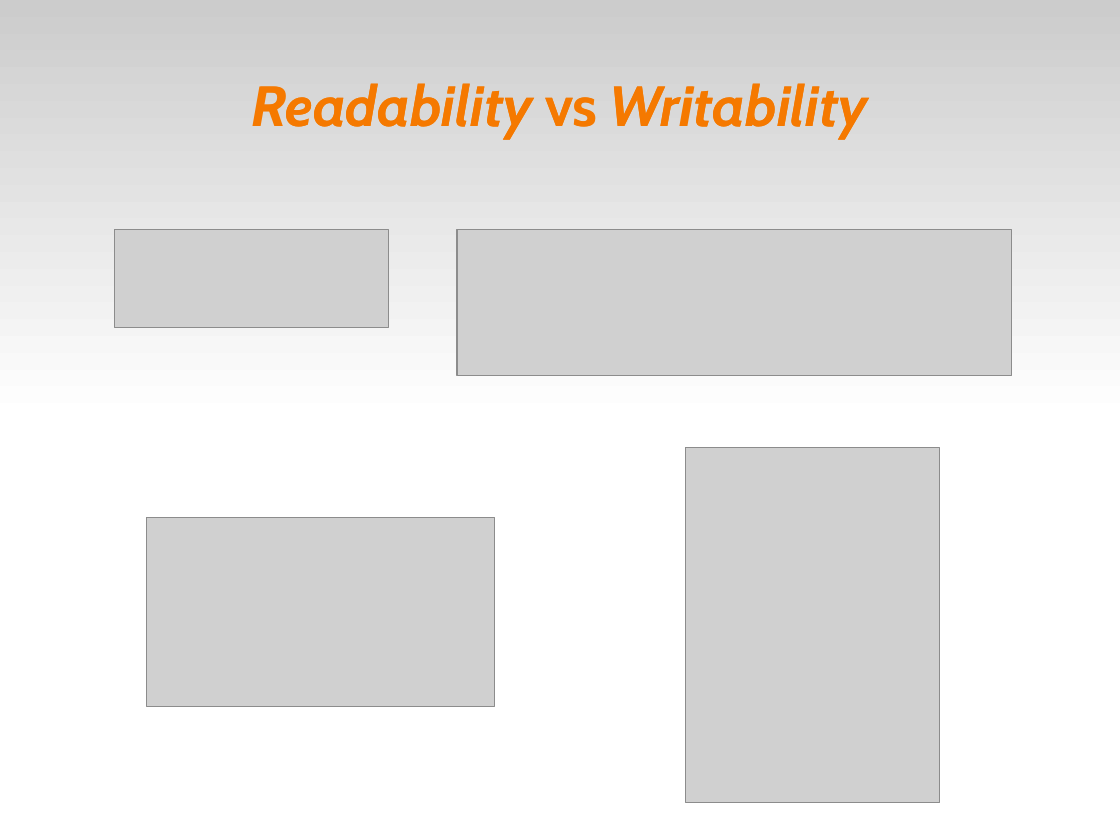
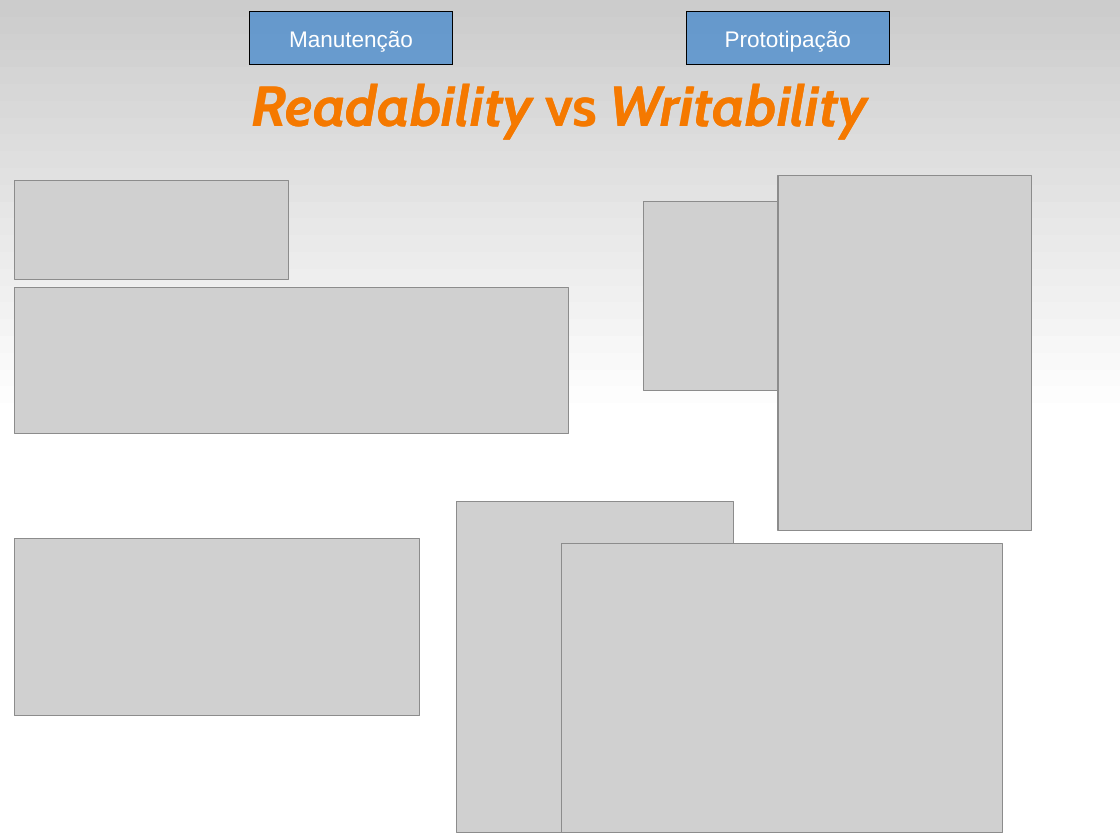
Before and after one commit to fsantanna-uerj/EDL, a slide deck: slide 11 of edl.odp. Drawn at 1120x840 pixels with LibreOffice and Linux fonts; fonts in the diff are those of the drawing; grey boxes stand for pictures. Boxes give left, top, right and bottom in pixels: in the first picture for what was removed or moved away, otherwise in the second. Text is boxed around its words. In the diff, an @@ line names an element or a change of style, - is before the commit and + after.

```diff
--- a/edl.odp
+++ b/edl.odp
@@ rectangle added at (x1=250, y1=11, x2=453, y2=64), fill #0066CC at 50% opacity, outline #000000 0 pt, 16 pt, text #FFFFFF @@
+Manutenção
@@ rectangle added at (x1=687, y1=11, x2=890, y2=64), fill #0066CC at 50% opacity, outline #000000 0 pt, 16 pt, text #FFFFFF @@
+Prototipação
@@ picture added at (x1=779, y1=176, x2=1033, y2=531) @@
@@ picture added at (x1=14, y1=181, x2=289, y2=279) @@
@@ picture resized from (x1=457, y1=230, x2=1012, y2=376) to (x1=643, y1=202, x2=992, y2=391) @@
@@ picture resized from (x1=114, y1=230, x2=388, y2=328) to (x1=14, y1=288, x2=569, y2=434) @@
@@ picture added at (x1=457, y1=501, x2=735, y2=832) @@
@@ picture resized from (x1=146, y1=517, x2=495, y2=706) to (x1=14, y1=539, x2=420, y2=715) @@
@@ picture resized from (x1=686, y1=448, x2=940, y2=803) to (x1=562, y1=544, x2=1003, y2=832) @@
```
Also in this commit, not shown: 1 other slide changed, 1 slide added, 3 other files.
